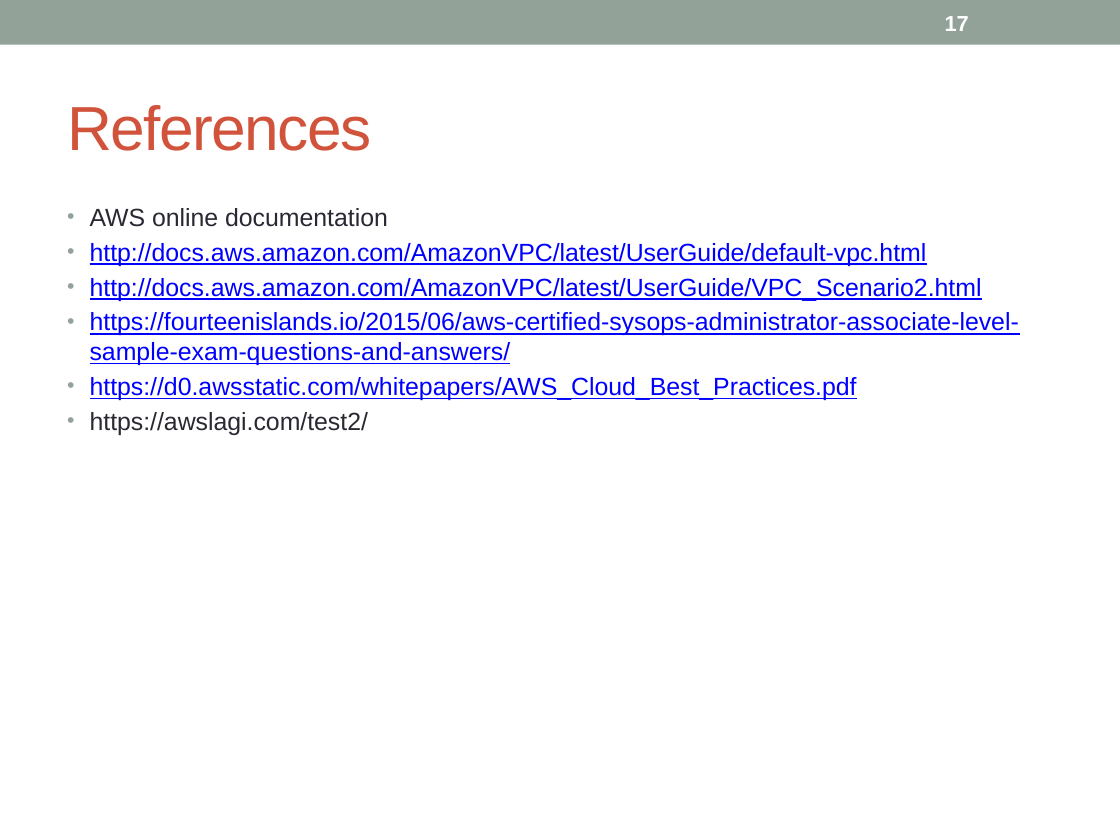
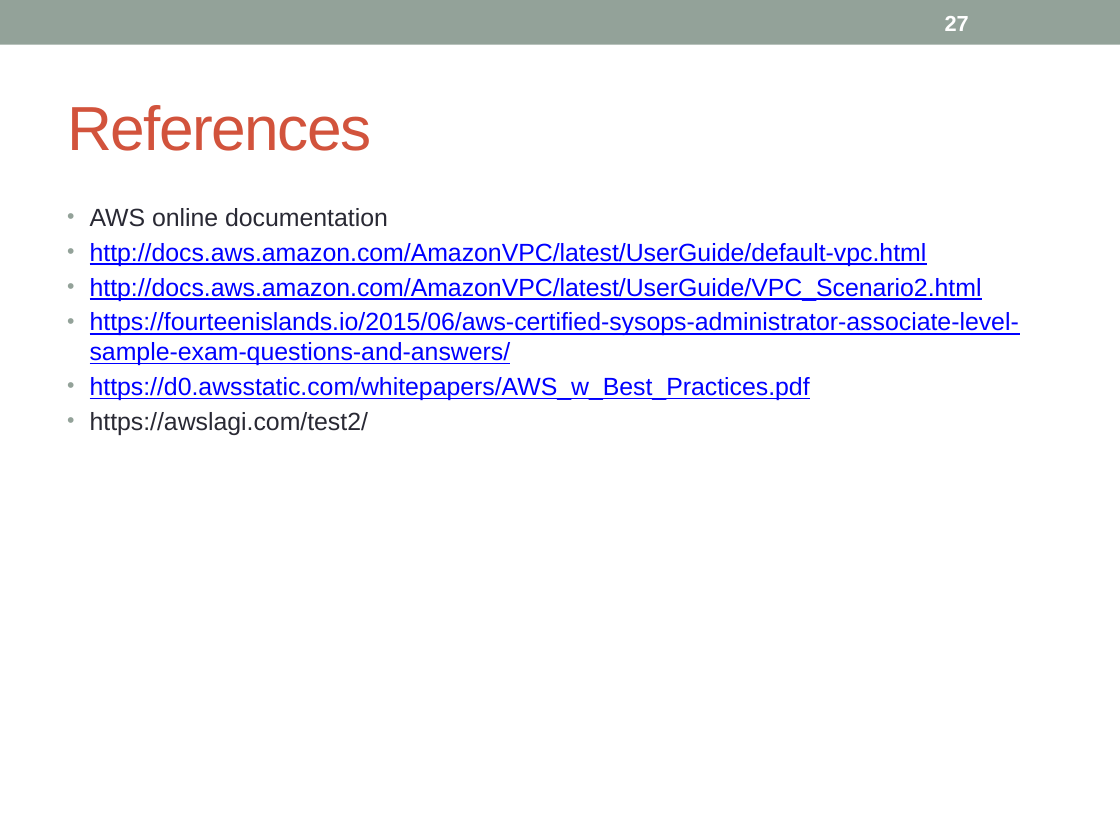
Before and after one commit to notionquest/ProjectDocumentation, a slide deck: slide 27 of AWS_Sysops.pptx (slide 17 before the commit). Drawn at 1120x840 pixels with LibreOffice and Linux fonts; fonts in the diff are those of the drawing. Boxes give left, top, right and bottom in pixels: in the first picture for what was removed or moved away, otherwise in the second. Text is boxed around its words. In the diff, an @@ line names an element or a change of style, - is before the commit and + after.

```diff
--- a/AWS_Sysops.pptx
+++ b/AWS_Sysops.pptx
@@ page number at (x1=945, y1=16, x2=969, y2=31): text changed @@
-17
+27
@@ text at (x1=90, y1=377, x2=810, y2=400): text changed @@
-• https://d0.awsstatic.com/whitepapers/AWS_Cloud_Best_Practices.pdf
+• https://d0.awsstatic.com/whitepapers/AWS_w_Best_Practices.pdf
```
Also in this commit, not shown: 3 other slides changed, 10 slides added.
